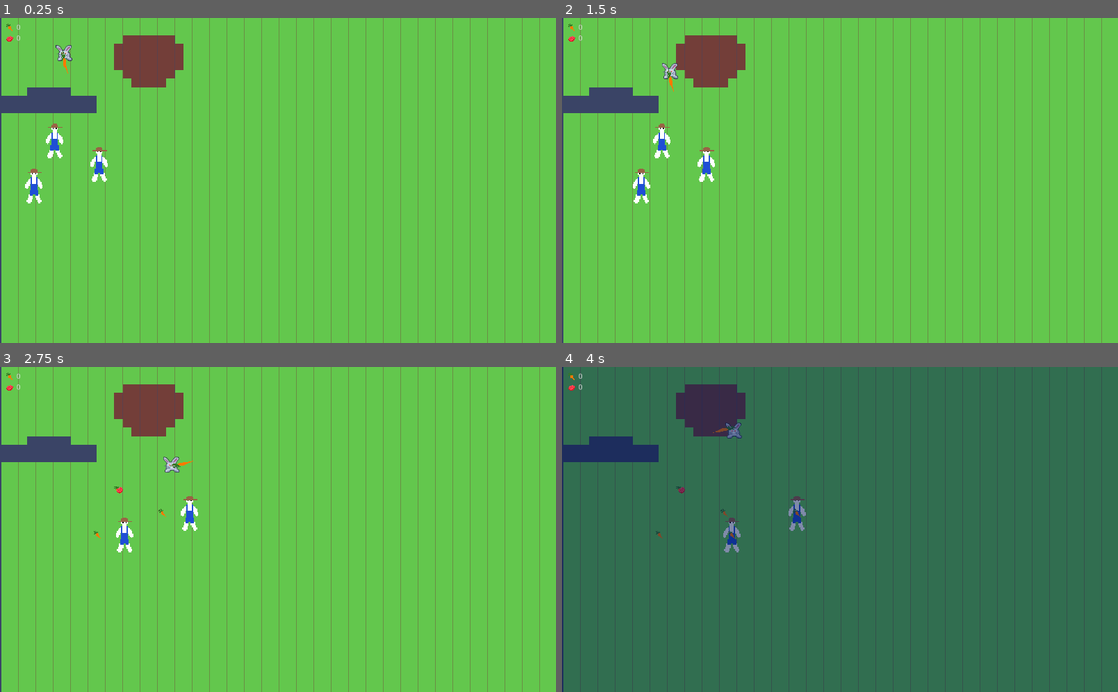
Above: before the commit, frames 1-4 (two rows, left to right).
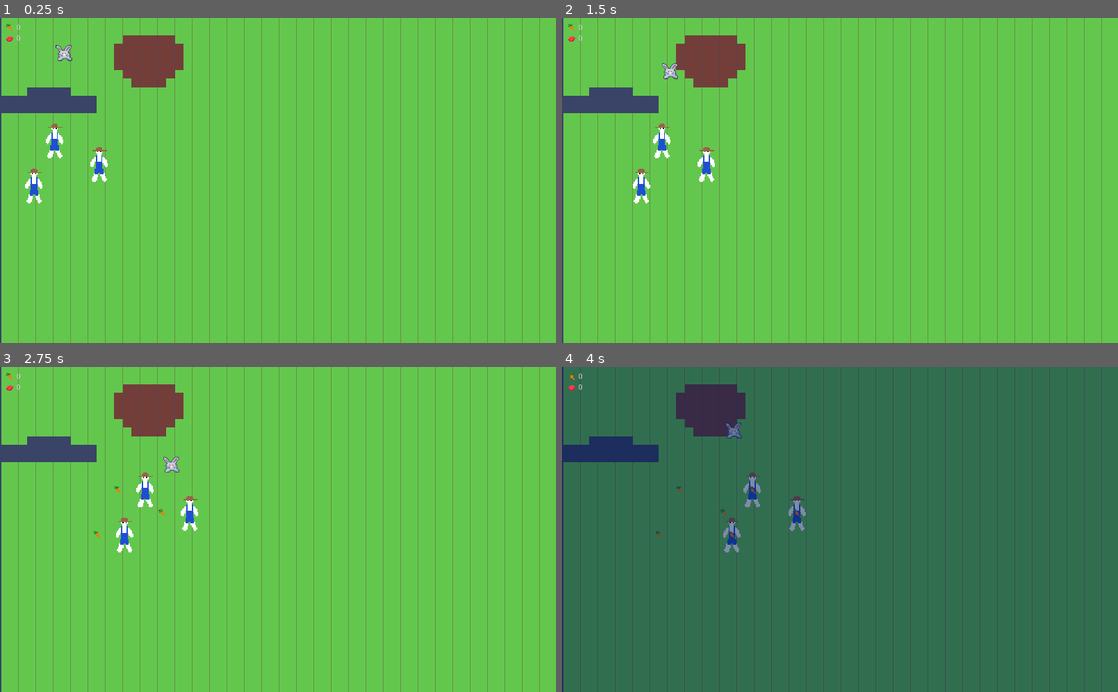
Above: after the commit, the same moments.

Repository: axerosh/rabbit-rampage
Game: Godot game, scene res://level.tscn
The game is run twice, just before and just after one commit, with the same random seed, the same clock (stepped at 60 frames per second) and the same inputs.
Inputs:
- Up to frame 1 (0.25 s): no input
- Up to frame 2 (1.5 s): hold D (move_right) 0.53-1.28 s; hold Space (attack) 0.53-1.28 s; hold S (move_down) from 1.28 s (still down); tap Space (attack) at 1.35 s
- Up to frame 3 (2.75 s): release S (move_down) at 2.03 s; hold D (move_right) from 2.03 s (still down); hold Space (attack) from 2.03 s (still down)
- Up to frame 4 (4 s): release D (move_right) at 2.78 s; release Space (attack) at 2.78 s; hold W (move_up) 2.78-3.53 s; tap Space (attack) at 2.85 s; hold A (move_left) from 3.53 s (still down); hold Space (attack) from 3.53 s (still down)

The runs differ from the first frame. In frame 1, less than 0.1% of the frame differs, in the area x 11-13%, y 10-18%; in frame 2, less than 0.1%; in frame 3, 0.2%, in the area x 21-35%, y 28-44%; in frame 4, 0.2%.

Commit message:
Tie monster mode to night time

Diff:
--- a/rabbit/Rabbit.tscn
+++ b/rabbit/Rabbit.tscn
@@ -10,14 +10,14 @@
 
 [sub_resource type="SpriteFrames" id=1]
 animations = [ {
-"frames": [ ExtResource( 3 ) ],
-"loop": true,
-"name": "Back",
-"speed": 5.0
-}, {
 "frames": [ ExtResource( 1 ) ],
 "loop": true,
 "name": "Front",
+"speed": 5.0
+}, {
+"frames": [ ExtResource( 3 ) ],
+"loop": true,
+"name": "Idle_Front",
 "speed": 5.0
 } ]
 
--- a/rabbit/RabbitScript.gd
+++ b/rabbit/RabbitScript.gd
@@ -17,6 +17,7 @@
 
 func _ready() -> void:
 	var _result = DayNightManager.connect("day_night_changed", self, "_on_DayNightManager_day_night_changed")
+	monster_mode = DayNightManager.is_night
 
 func _exit_tree() -> void:
 	DayNightManager.disconnect("day_night_changed", self, "_on_DayNightManager_day_night_changed")
@@ -43,6 +44,7 @@
 		hitbox_rot_degrees = 270
 
 	$HitBox.rotation_degrees = hitbox_rot_degrees
+	$HitBox.visible = monster_mode
 	if Input.is_action_pressed("attack") and monster_mode and current_target != null:
 		current_target.drop_dead()
 
@@ -51,6 +53,7 @@
 	var _movement: Vector2 = move_and_slide(velocity * moveSpeed * delta)
 
 func _on_DayNightManager_day_night_changed(is_night: bool) -> void:
+	monster_mode = is_night
 	if (is_night):
 		print("Is night, should turn into monster")
 	else:
